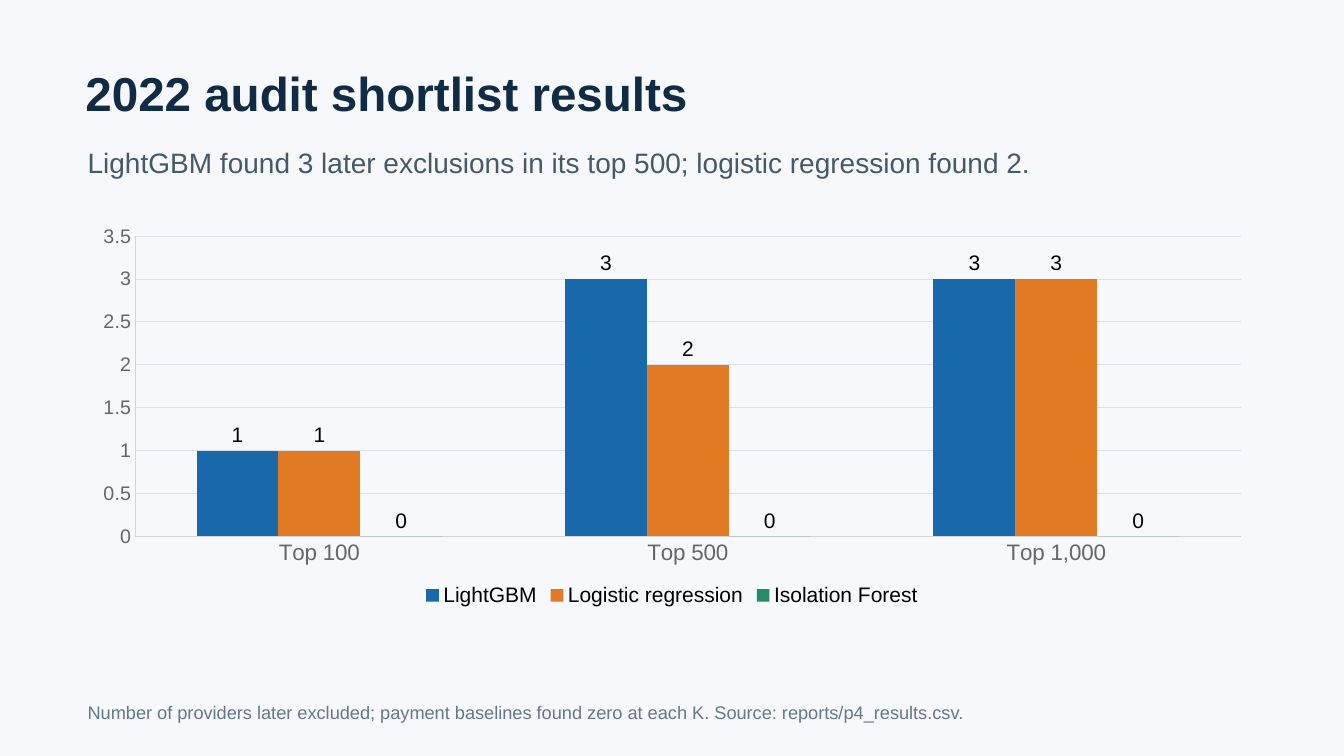
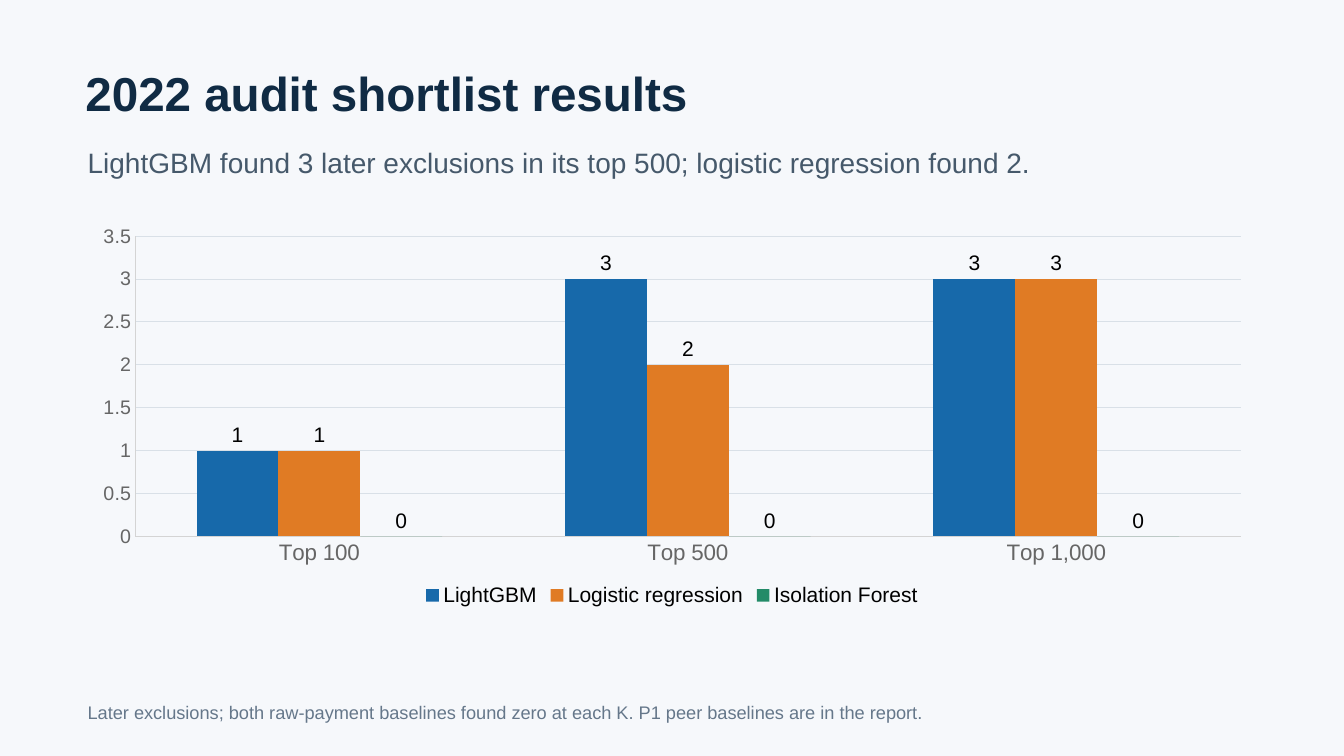
Before and after one commit to 23f2005056/mlba, a slide deck: slide 3 of presentation_figures/FraudLens_P4_Evaluation.pptx. Drawn at 1344x756 pixels with LibreOffice and Linux fonts; fonts in the diff are those of the drawing. Boxes give left, top, right and bottom in pixels: in the first picture for what was removed or moved away, otherwise in the second. Text is boxed around its words. In the diff, an @@ line names an element or a change of style, - is before the commit and + after.

Commit message:
Reconcile P1 test metrics and add peer baselines

```diff
--- a/presentation_figures/FraudLens_P4_Evaluation.pptx
+++ b/presentation_figures/FraudLens_P4_Evaluation.pptx
@@ text at [88,706,922,723]: text changed @@
-Number of providers later excluded; payment baselines found zero at each K. Source: reports/p4_results.csv.
+Later exclusions; both raw-payment baselines found zero at each K. P1 peer baselines are in the report.
```
Also in this commit, not shown: 3 other slides changed, 14 other files.
